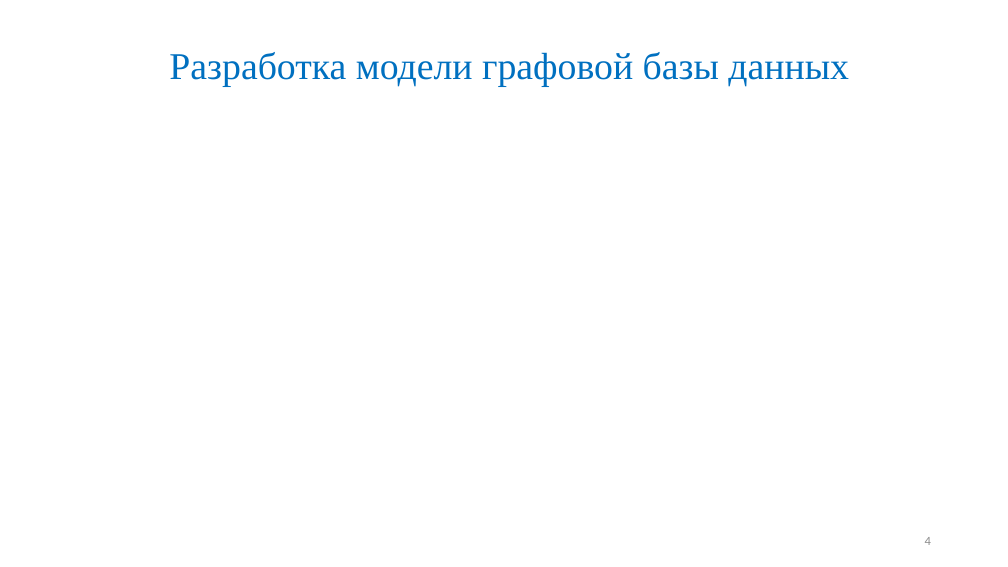
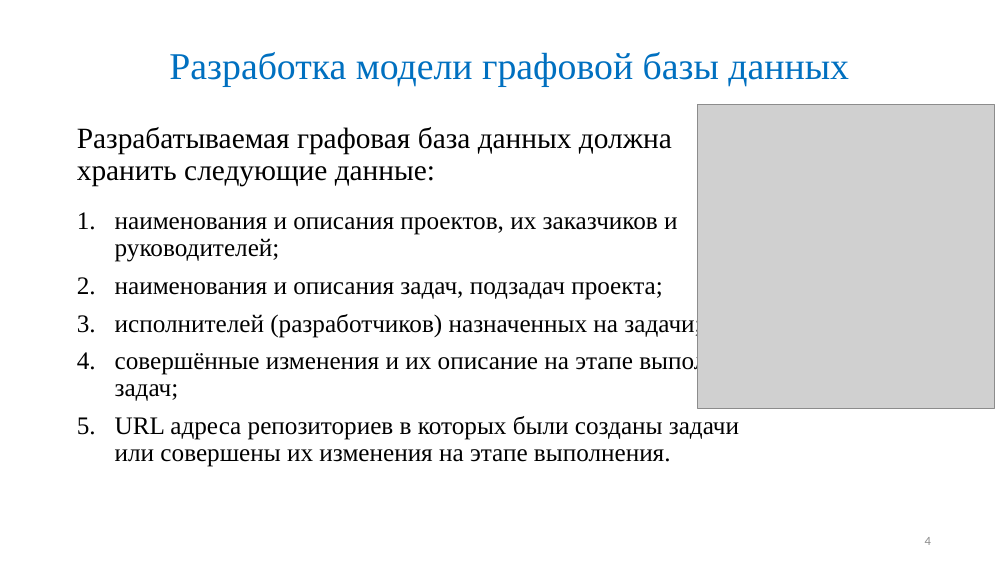
Before and after one commit to Maglus/-2017, a slide deck: slide 4 of Презентация ВКР2017.pptx. Drawn at 1008x567 pixels with LibreOffice and Linux fonts; fonts in the diff are those of the drawing; grey boxes stand for pictures. Boxes give left, top, right and bottom in pixels: in the first picture for what was removed or moved away, otherwise in the second. Text is boxed around its words. In the diff, an @@ line names an element or a change of style, - is before the commit and + after.

```diff
--- a/Презентация ВКР2017.pptx
+++ b/Презентация ВКР2017.pptx
@@ picture added at [698,104,995,408] @@
@@ text added at [77,127,769,467], 24 pt, text #000000 @@
+Разрабатываемая графовая база данных должна хранить следующие данные:
+1. наименования и описания проектов, их заказчиков и руководителей;
+2. наименования и описания задач, подзадач проекта;
+3. исполнителей (разработчиков) назначенных на задачи;
+4. совершённые изменения и их описание на этапе выполнения задач;
+5. URL адреса репозиториев в которых были созданы задачи или совершены их изменения на этапе выполнения.
```
Also in this commit, not shown: 3 other slides changed.
